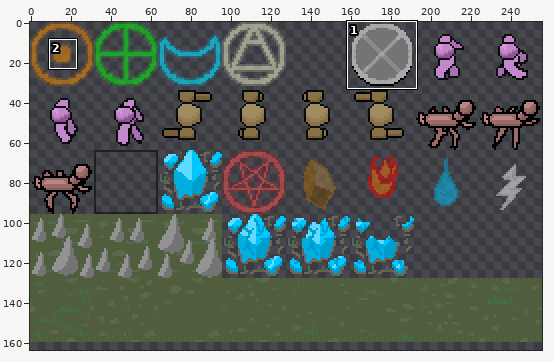
File history of a sprite sheet, Assets/Sprites/Scavengers_SpriteSheet.png. The picture above shows the old version from afar; the outline marks the close-up.
Close-up. Before:
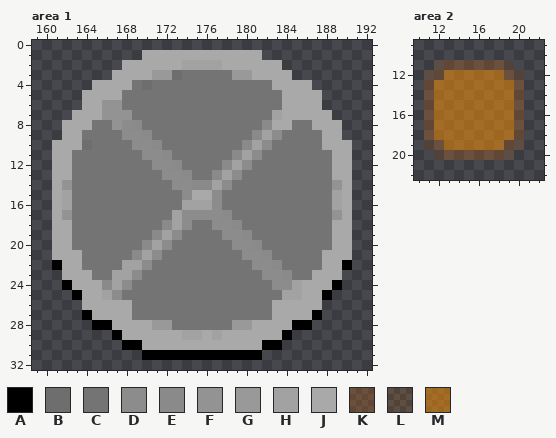
The file is 256x224 pixels. Pixels under 10% opacity are left out. Colours within 5 levels of each other are drawn and written as one. Shown: area 1: x 159..192, y 0..32; area 2: x 10..22, y 9..22. The wide view leaves out empty margins. The commit also changed other parts of the picture, which this record leaves out.
Palette (. is transparent): A #000000  B #6e6e6e  C #747474  D #8c8c8c  E #8d8d8df5  F #939393  G #999999  H #a2a2a2  J #a9a9a9  K #ff720033  L #ff72001e  M #ff900080
The same view after the edit:
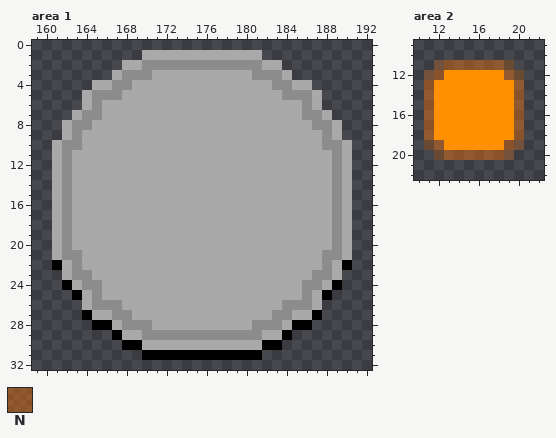
Colours new in this view: N #ff720066
Changes in this commit:
colour L: #ff72001e -> #ff72003c
colour M: #ff900080 -> #ff9000
Changed rows in their new state; - is a pixel that keeps its letter.
Area 1:
first column x 162:
 2 --------DDDDDDDDDDDD--------
 3 ------DDDJJJJJJJJJJDDD------
 4 -----DDJJJJJJJJJJJJJJDD-----
 5 ---DDDJJJJJJJJJJJJJJJJDDD---
 6 ---DJJJJJJJJJJJJJJJJJJ--D---
 7 --DDJJJJJJJJJJJJJJJJJJ--DD--
 8 -DDJJJJJJJJJJJJJJJJJJ--JJDD-
 9 -DJJJJJJJJJJJJJJJJJJJJJJJJD-
10 DDJJJJJJJJJJJJJJJJJJJJJJJJDD
11 DJJJJJJJJJJJJJJJJJJJJJJJJJJD
12 DJJJJJJJJJJJJJJJJJJJJJJJJJJD
13 DJJJJJJJJJJJJJJJJJJJJJJJJJJD
14 DJJJJJJJJJJJJJJJJJJJJJJJJJJD
15 DJJJJJJJJJJJJ--JJJJJJJJJJJJD
16 DJJJJJJJJJJJJJJJJJJJJJJJJJJD
17 DJJJJJJJJJJJJJJJJJJJJJJJJJJD
18 DJJJJJJJJJJJJJJJJJJJJJJJJJJD
19 DJJJJJJJJJJJJJJJJJJJJJJJJJJD
20 DJJJJJJJJJJJJJJJJJJJJJJJJJJD
21 DDJJJJJJJJJJJJJJJJJJJJJJJJDD
22 -DJJJJJJJJJJJJJJJJJJJJJJJJD-
23 -DDJJJJJJJJJJJJJJJJJJJJJJDD-
24 --DDJJJJJJJJJJJJJJJJJJJJDD--
25 ---DJJJJJJJJJJJJJJJJJJJJD---
26 ---DDD-JJJJJJJJJJJJJJ-DDD---
27 -----DDJJJJJJJJJJJJJJDD-----
28 ------DDDJJJJJJJJJJDDD------
29 --------DDDDDDDDDDDD--------
Area 2:
first column x 11:
11 --NNNNNN--
12 -N------N-
13 N--------N
14 N--------N
15 N--------N
16 N--------N
17 N--------N
18 N--------N
19 -N------N-
20 --NNNNNN--
Boxes around the changes in both close-ups, in picture pixels (x1, y1, x2, y2):
changed: (62, 60, 342, 340)
changed: (424, 60, 524, 160)
